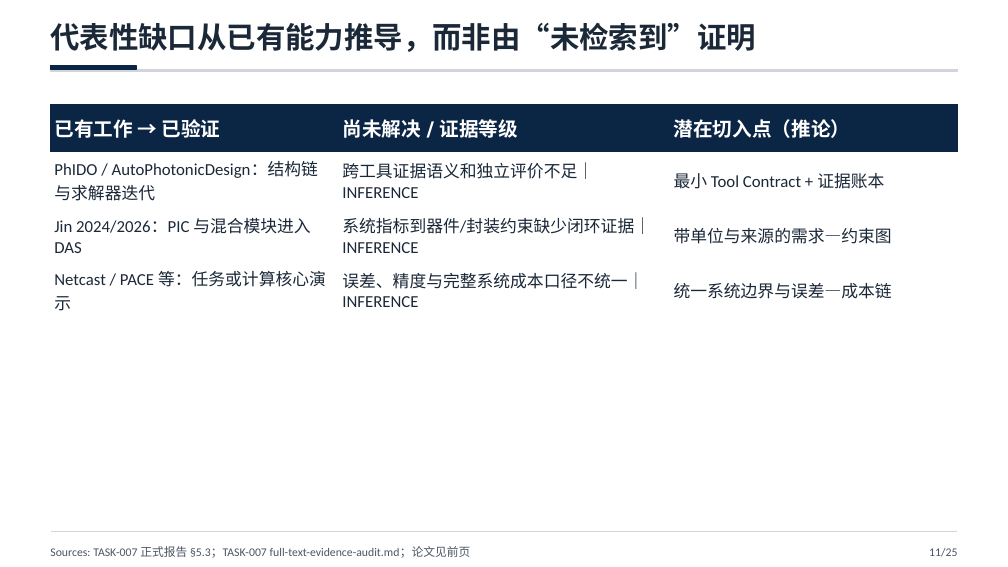
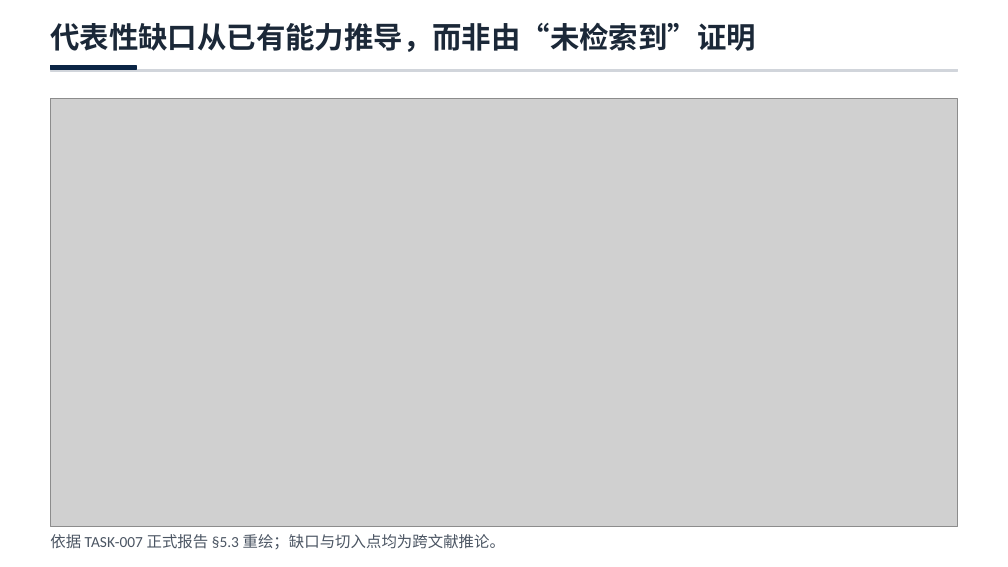
Before and after one commit to LlewynDavis/PIC_Harness_Research, a slide deck: slide 12 of presentations/task-008-group-meeting/TASK-008-组会调研优化版.pptx (slide 11 before the commit). Drawn at 1008x567 pixels with LibreOffice and Linux fonts; fonts in the diff are those of the drawing; grey boxes stand for pictures. Boxes give left, top, right and bottom in pixels: in the first picture for what was removed or moved away, otherwise in the second. Text is boxed around its words. In the diff, an @@ line names an element or a change of style, - is before the commit and + after.

Commit message:
docs: strengthen TASK-008 group meeting diagrams

```diff
--- a/presentations/task-008-group-meeting/TASK-008-组会调研优化版.pptx
+++ b/presentations/task-008-group-meeting/TASK-008-组会调研优化版.pptx
@@ table removed at bbox=[50, 104, 959, 315], 4 rows, 3 columns @@
-已有工作 → 已验证 | 尚未解决 / 证据等级 | 潜在切入点（推论）
-PhIDO / AutoPhotonicDesign：结构链与求解器迭代 | 跨工具证据语义和独立评价不足｜INFERENCE | 最小 Tool Contract + 证据账本
-Jin 2024/2026：PIC 与混合模块进入 DAS | 系统指标到器件/封装约束缺少闭环证据｜INFERENCE | 带单位与来源的需求—约束图
-Netcast / PACE 等：任务或计算核心演示 | 误差、精度与完整系统成本口径不统一｜INFERENCE | 统一系统边界与误差—成本链
@@ picture added at bbox=[50, 99, 958, 527] @@
@@ text at bbox=[50, 534, 505, 549]: text changed; size 8.4 to 11 pt @@
-Sources: TASK-007 正式报告 §5.3；TASK-007 full-text-evidence-audit.md；论文见前页
+依据 TASK-007 正式报告 §5.3 重绘；缺口与切入点均为跨文献推论。
@@ rectangle removed at bbox=[50, 530, 958, 532] @@
@@ text removed at bbox=[929, 548, 957, 557] @@
-11/25
```
Also in this commit, not shown: 4 other slides changed, 8 slides added, 19 slides removed, 24 other files.
